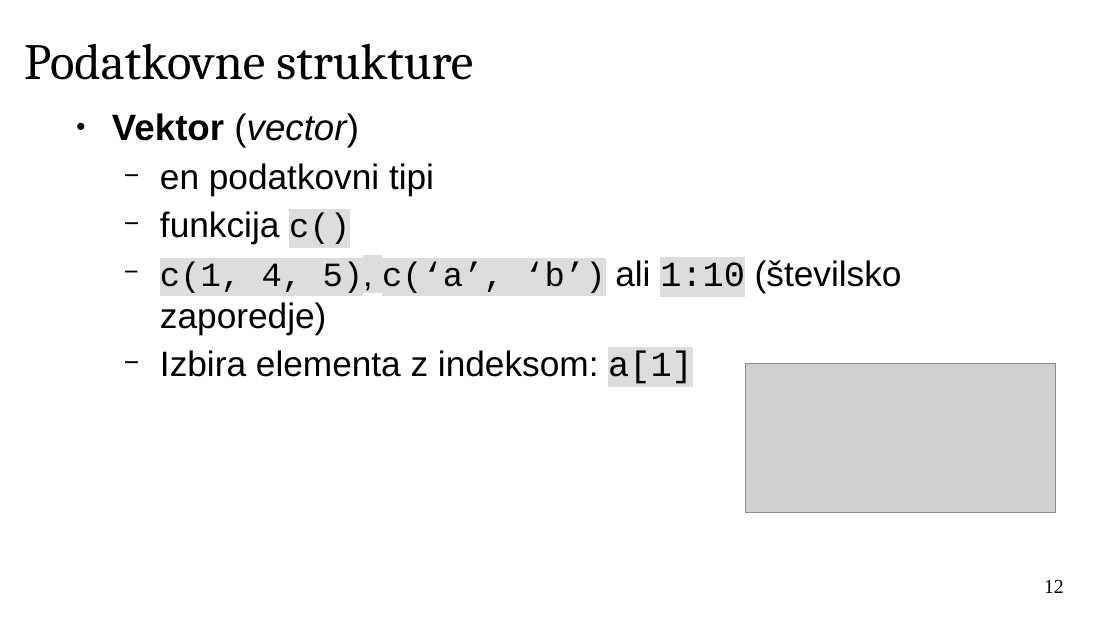
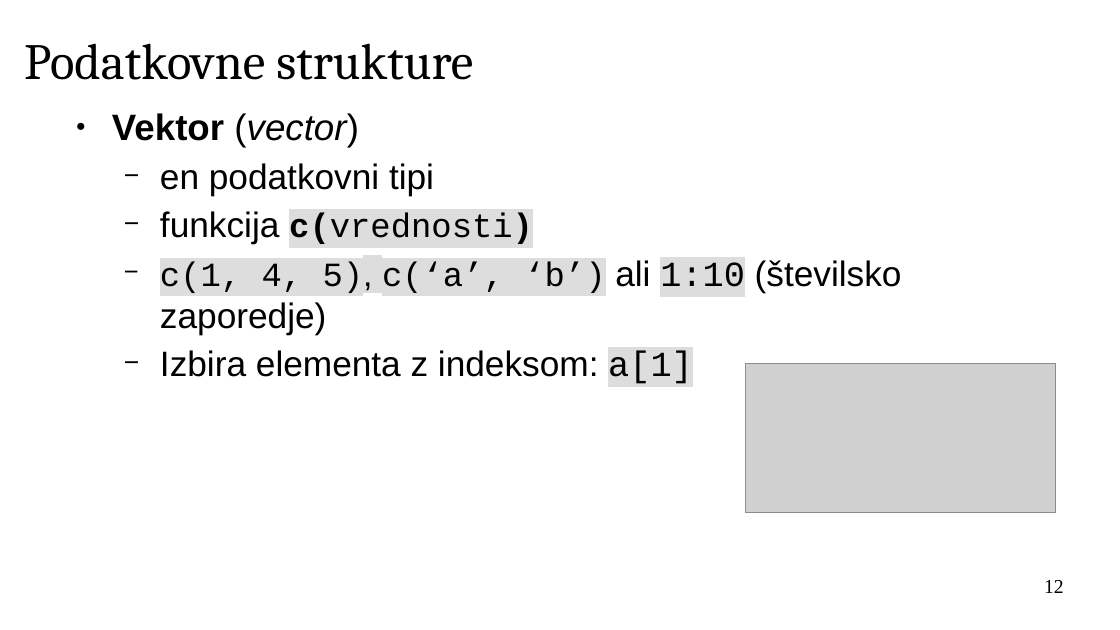
Before and after one commit to janaobsteter/R_tecaj, a slide deck: slide 12 of IT_Rtecaj.odp. Drawn at 1120x630 pixels with LibreOffice and Linux fonts; fonts in the diff are those of the drawing; grey boxes stand for pictures; background and template pictures are left out. Boxes give left, top, right and bottom in pixels: in the first picture for what was removed or moved away, otherwise in the second. Text is boxed around its words. In the diff, an @@ line names an element or a change of style, - is before the commit and + after.

```diff
--- a/IT_Rtecaj.odp
+++ b/IT_Rtecaj.odp
@@ text at <box>160,211,533,244</box>: text changed; size 25 to 24 pt; font Arial to Courier New @@
-  − funkcija c()
+  − funkcija c(vrednosti)
```
Also in this commit, not shown: 10 other slides changed, 17 slides added, 1 other file.
